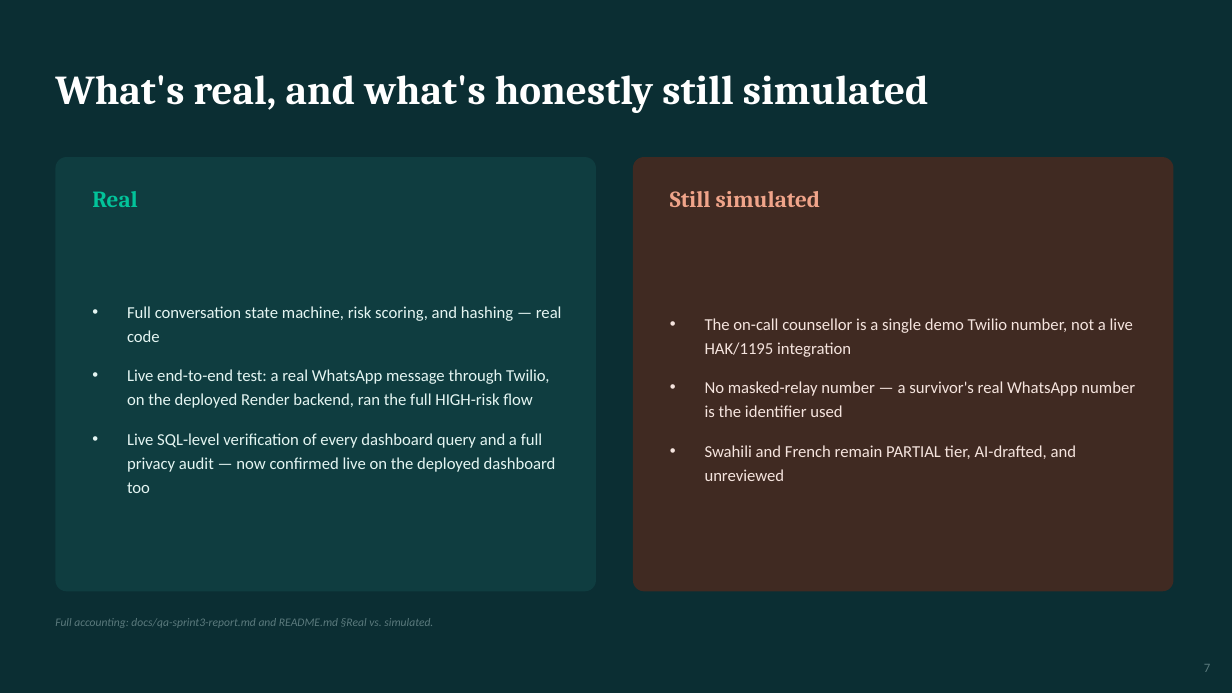
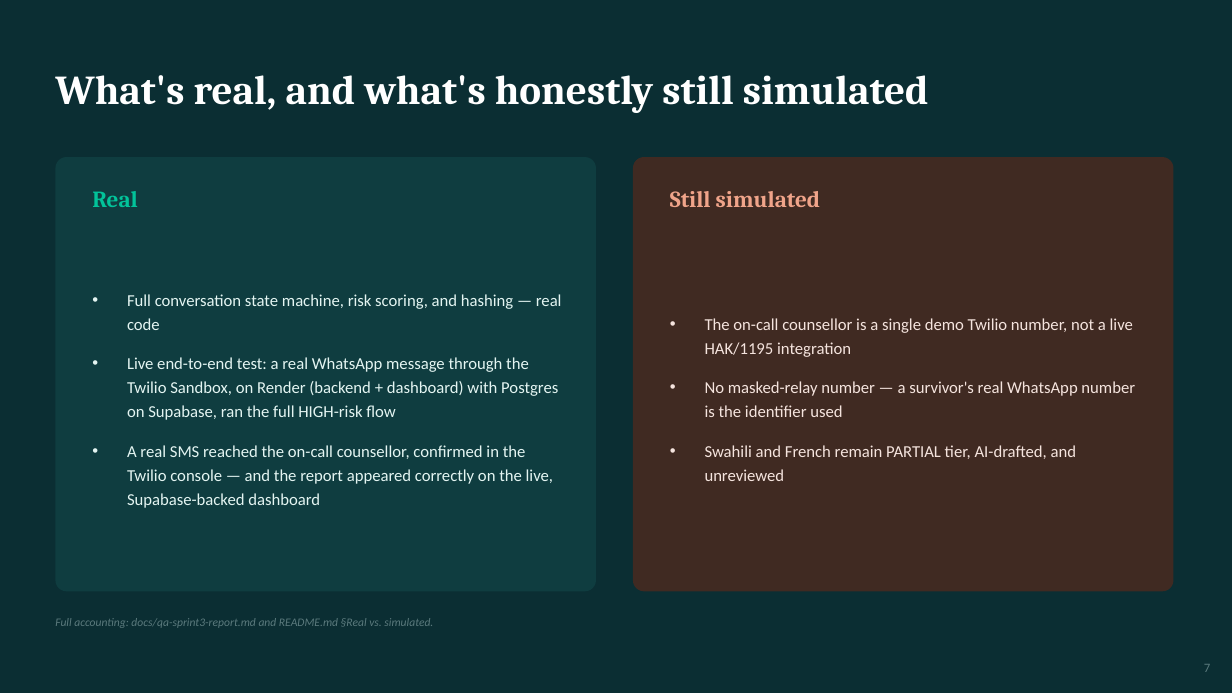
Before and after one commit to Nnouka/vimbiso, a slide deck: slide 7 of submission/vimbiso-pitch-deck.pptx. Drawn at 1232x693 pixels with LibreOffice and Linux fonts; fonts in the diff are those of the drawing. Boxes give left, top, right and bottom in pixels: in the first picture for what was removed or moved away, otherwise in the second. Text is boxed around its words. In the diff, an @@ line names an element or a change of style, - is before the commit and + after.

```diff
--- a/submission/vimbiso-pitch-deck.pptx
+++ b/submission/vimbiso-pitch-deck.pptx
@@ text at <box>127,357,558,508</box>: text changed @@
-• Live end-to-end test: a real WhatsApp message through Twilio, on the deployed Render backend, ran the full HIGH-risk flow
-• Live SQL-level verification of every dashboard query and a full privacy audit — now confirmed live on the deployed dashboard too
+• Live end-to-end test: a real WhatsApp message through the Twilio Sandbox, on Render (backend + dashboard) with Postgres on Supabase, ran the full HIGH-risk flow
+• A real SMS reached the on-call counsellor, confirmed in the Twilio console — and the report appeared correctly on the live, Supabase-backed dashboard
```
Also in this commit, not shown: 3 other slides changed, 5 other files.
